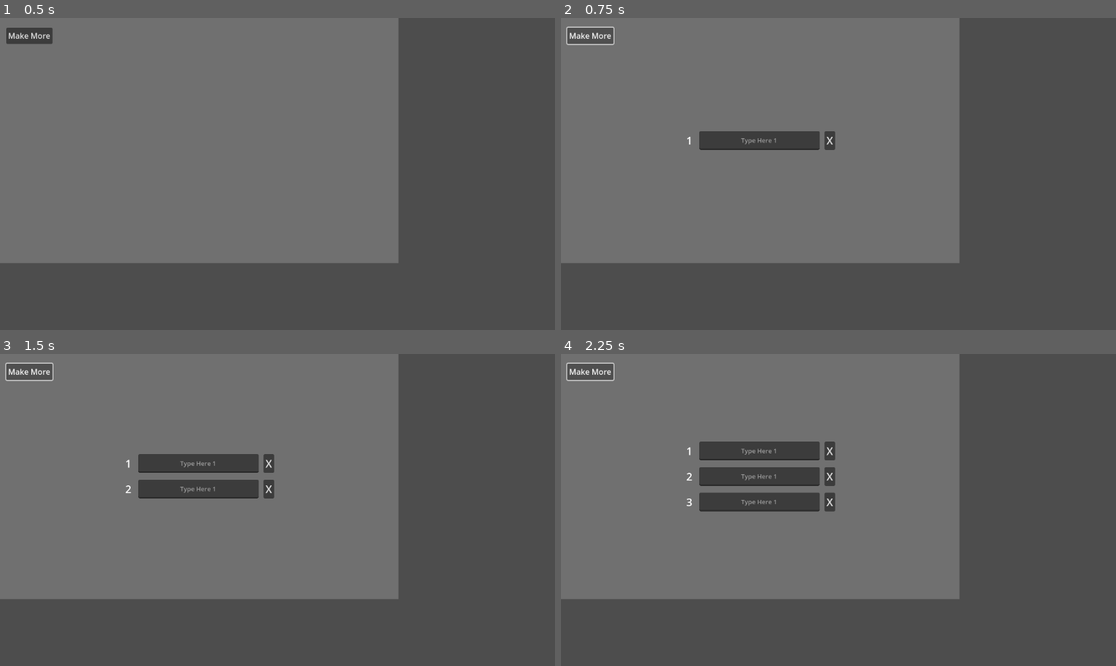
Above: before the commit, frames 1-4 (two rows, left to right).
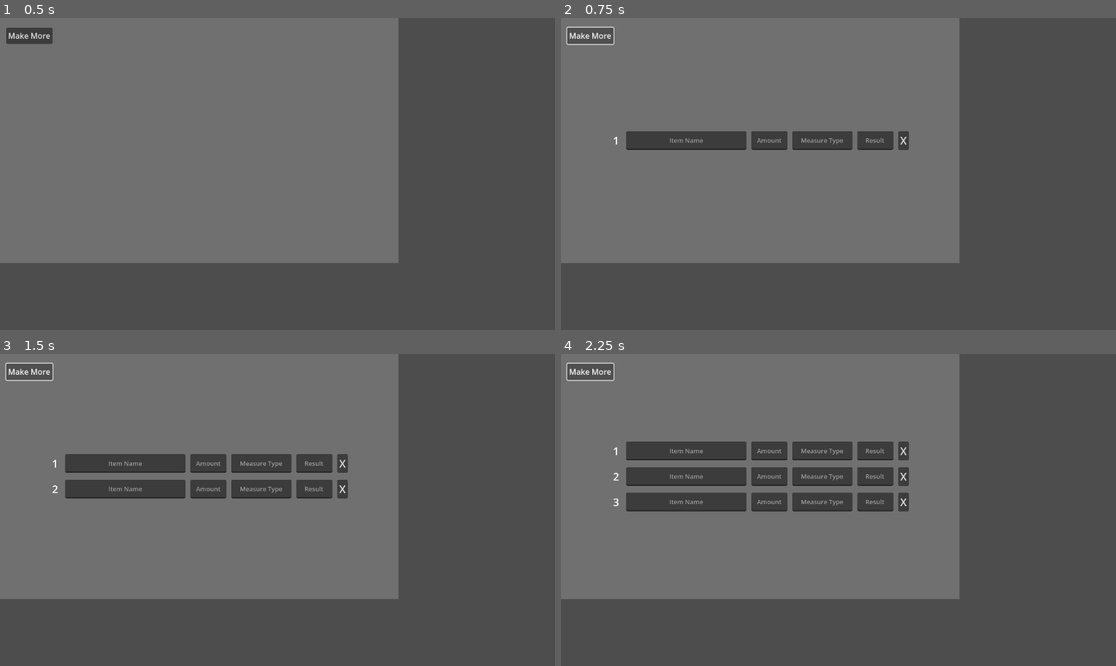
Above: after the commit, the same moments.

Repository: magicono43/Godot-4_Recipe-Assist-Tool
Game: Godot game, scene res://Scenes/Second_Scene.tscn
Same seed, same stepped clock (60 frames per second), same inputs: the game is played once before the commit and once after it. The project has no main scene, so this scene is started directly.
Inputs:
- Up to frame 1 (0.5 s): no input
- Up to frame 2 (0.75 s): click "Make More" at 0.5 s
- Up to frame 3 (1.5 s): click "Make More" at 1.25 s
- Up to frame 4 (2.25 s): click "Make More" at 2 s

Frame 1 is identical in both runs. In frame 2, 1.7% of the frame differs, in the area x 9-63%, y 36-43%; in frame 3, 3.4%; in frame 4, 5.1%, in the area x 9-63%, y 28-51%.

Commit message:
Got Result Box To Display Based On Other Entries, 9/14/2025
Got Result Box To Display Based On Other Entries, 9/14/2025.

Diff:
--- a/Scripts/AutoCompleteResults.gd
+++ b/Scripts/AutoCompleteResults.gd
@@ -1,10 +1,13 @@
 extends VBoxContainer
 
-var options = ["Flour", "White Sugar", "Brown Sugar", "Salt", "Butter", "Baking Soda"]
+var itemNames: Array[String] = []
+var measureTypes: Array[String] = ["Milliliters", "Teaspoons", "Tablespoons", "Cups"]
+var itemDensities: Array[float] = []
 
 func _ready() -> void:
 	var parent = get_parent()
 	parent.text_changed_extended_forwarded.connect(_on_text_changed_extended_forwarded)
+	itemNames = IngredientDB.get_all_ingred_names()
 
 func _on_text_changed_extended_forwarded(new_text: String, source: Node):
 	get_parent().visible = false
@@ -14,13 +17,21 @@
 
 	if new_text.is_empty():
 		get_parent().visible = false
+		_try_to_populate_result_box(source)
 		return
 
 	var validItems: Array[String] = []
+	var options: Array[String] = []
+	if source.tag == "Item Name":
+		options = itemNames
+	elif source.tag == "Measure Type":
+		options = measureTypes
 	# Add items that match text
 	for opt in options:
 		if opt.to_lower().begins_with(new_text.to_lower()):
 			validItems.append(opt)
+
+	_try_to_populate_result_box(source)
 
 	if validItems.size() > 0:
 		for item in validItems:
@@ -52,3 +63,31 @@
 	get_parent().visible = false
 	for child in get_children():
 		child.queue_free()  # schedules each child for removal
+
+	_try_to_populate_result_box(lineEdit)
+
+func _try_to_populate_result_box(source: Node) -> void:
+	var neededInfoCounter: int = 0
+	for textBox in source.get_parent().get_children():
+		if textBox is LineEdit:
+			if textBox.tag == "Result": textBox.text = ""
+			if textBox.tag == "Item Name" or textBox.tag == "Number" or textBox.tag == "Measure Type":
+				if textBox.text != "":
+					neededInfoCounter += 1
+
+	if neededInfoCounter >= 3:
+		var itemName: String = ""
+		var itemQuantity: float = 0
+		var measureType: String = ""
+		var resultBox: LineEdit = null
+		for textBox in source.get_parent().get_children():
+			if textBox is LineEdit:
+				if textBox.tag == "Result":
+					resultBox = textBox
+		for textBox in source.get_parent().get_children():
+			if textBox is LineEdit:
+				if textBox.tag == "Item Name": itemName = textBox.text
+				elif textBox.tag == "Number": itemQuantity = float(textBox.text)
+				elif textBox.tag == "Measure Type": measureType = textBox.text
+		if resultBox != null:
+			resultBox.text = str(IngredientDB.volume_to_grams(IngredientDB.get_density(itemName), itemQuantity, measureType))
--- a/Scripts/CustomLineEdit.gd
+++ b/Scripts/CustomLineEdit.gd
@@ -1,6 +1,14 @@
 extends LineEdit
 
 signal text_changed_extended(new_text: String, source: Node)
+
+var _tag: String = ""
+
+var tag: String:
+	get:
+		return _tag
+	set(value):
+		_tag = value
 
 func _init():
 	placeholder_text = "Type Here 1"
--- a/Scripts/IngredientData.gd
+++ b/Scripts/IngredientData.gd
@@ -28,12 +28,29 @@
 		return ingredients[ingredName].get("category", "Unknown")
 	return "Unknown"
 
+func get_all_ingred_names() -> Array[String]:
+	var names: Array[String] = []
+	for key in ingredients.keys():
+		names.append(key)
+	return names
+
+func get_all_ingred_densities() -> Array[float]:
+	var densities: Array[float] = []
+	for data in ingredients.values():
+		densities.append(data["density"])
+	return densities
+
 # Converts any common cooking unit to weight in grams using density (g/ml)
 # density_g_ml = grams per milliliter
 # amount = numeric amount
 # unit = "ml", "tsp", "tbsp", "cup"
 func volume_to_grams(density_g_ml: float, amount: float, unit: String) -> int:
 	# All units expressed in ml
+	if unit == "Cups": unit = "cup"
+	elif unit == "Milliliters": unit = "ml"
+	elif unit == "Teaspoons": unit = "tsp"
+	elif unit == "Tablespoons": unit = "tbsp"
+
 	var unit_to_ml = {
 		"ml": 1,
 		"tsp": 5,
@@ -42,7 +59,7 @@
 	}
 
 	if not unit_to_ml.has(unit):
-		push_error("Unsupported unit: %s" % unit)
+		#push_error("Unsupported unit: %s" % unit)
 		return 0
 
 	var volume_ml = amount * unit_to_ml[unit]  # Convert to base ml
--- a/Scripts/v_box_container.gd
+++ b/Scripts/v_box_container.gd
@@ -30,8 +30,29 @@
 	h_box_container.add_child(label_1)
 
 	var custom_line_edit = preload("res://Scripts/CustomLineEdit.gd").new()
+	custom_line_edit.tag = "Item Name"
+	custom_line_edit.placeholder_text = "Item Name"
+	custom_line_edit.custom_minimum_size = Vector2(250, 35)
 	#line_edit.gui_input.connect(_on_lineedit_gui_input)
 	h_box_container.add_child(custom_line_edit)
+
+	var custom_line_edit_2 = preload("res://Scripts/CustomLineEdit.gd").new()
+	custom_line_edit_2.tag = "Number"
+	custom_line_edit_2.placeholder_text = "Amount"
+	custom_line_edit_2.custom_minimum_size = Vector2(75, 35)
+	h_box_container.add_child(custom_line_edit_2)
+
+	var custom_line_edit_3 = preload("res://Scripts/CustomLineEdit.gd").new()
+	custom_line_edit_3.tag = "Measure Type"
+	custom_line_edit_3.placeholder_text = "Measure Type"
+	custom_line_edit_3.custom_minimum_size = Vector2(125, 35)
+	h_box_container.add_child(custom_line_edit_3)
+
+	var custom_line_edit_4 = preload("res://Scripts/CustomLineEdit.gd").new()
+	custom_line_edit_4.tag = "Result"
+	custom_line_edit_4.placeholder_text = "Result"
+	custom_line_edit_4.custom_minimum_size = Vector2(75, 35)
+	h_box_container.add_child(custom_line_edit_4)
 
 	var button_1 = Button.new() # Remove Entry Button
 	button_1.text = "X"
@@ -43,16 +64,18 @@
 	button_1.pressed.connect(_on_remove_pressed.bind(button_1))
 
 	emit_signal("new_entry_created", custom_line_edit)
+	emit_signal("new_entry_created", custom_line_edit_2)
+	emit_signal("new_entry_created", custom_line_edit_3)
 
 func _on_new_entry_created(newNode: Node):
 	await get_tree().process_frame
 	_update_label_numbers()
-	print(IngredientDB.volume_to_grams(IngredientDB.get_density("All Purpose Flour"), 1, "cup"))
-	print(IngredientDB.volume_to_grams(IngredientDB.get_density("All Purpose Flour"), 0.5, "cup"))
-	print(IngredientDB.volume_to_grams(IngredientDB.get_density("All Purpose Flour"), 0.25, "cup"))
-	print(IngredientDB.volume_to_grams(IngredientDB.get_density("Butter"), 1, "cup"))
-	print(IngredientDB.volume_to_grams(IngredientDB.get_density("Butter"), 0.5, "cup"))
-	print(IngredientDB.volume_to_grams(IngredientDB.get_density("Butter"), 0.25, "cup"))
+	#print(IngredientDB.volume_to_grams(IngredientDB.get_density("All Purpose Flour"), 1, "cup"))
+	#print(IngredientDB.volume_to_grams(IngredientDB.get_density("All Purpose Flour"), 0.5, "cup"))
+	#print(IngredientDB.volume_to_grams(IngredientDB.get_density("All Purpose Flour"), 0.25, "cup"))
+	#print(IngredientDB.volume_to_grams(IngredientDB.get_density("Butter"), 1, "cup"))
+	#print(IngredientDB.volume_to_grams(IngredientDB.get_density("Butter"), 0.5, "cup"))
+	#print(IngredientDB.volume_to_grams(IngredientDB.get_density("Butter"), 0.25, "cup"))
 
 func _on_entry_deleted():
 	await get_tree().process_frame
